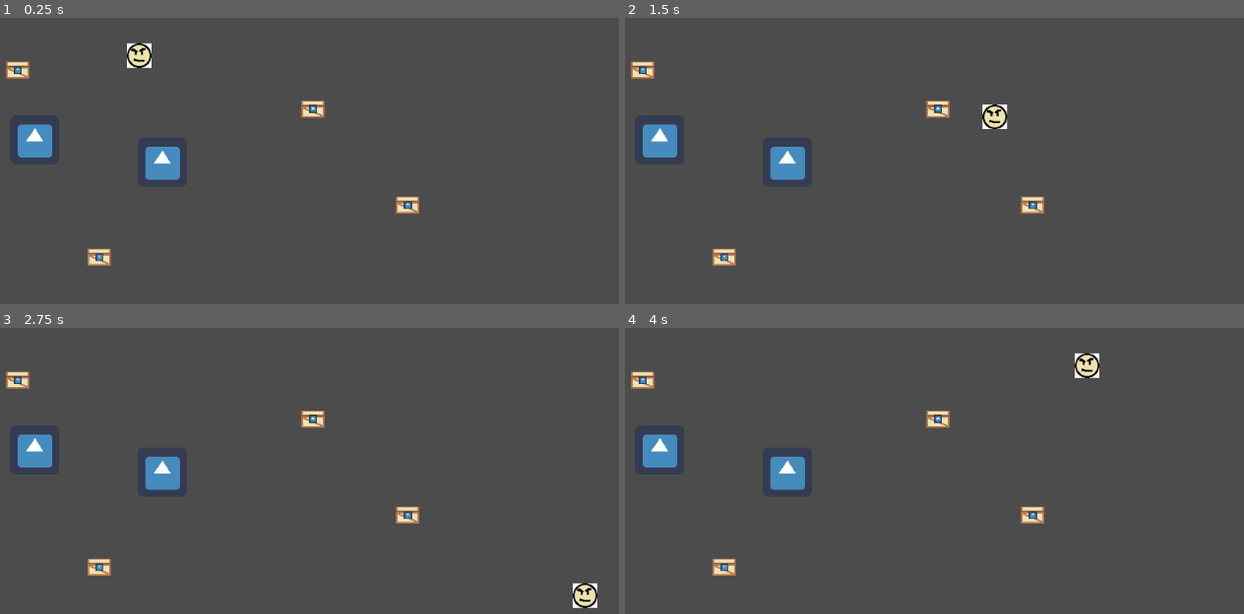
Above: before the commit, frames 1-4 (two rows, left to right).
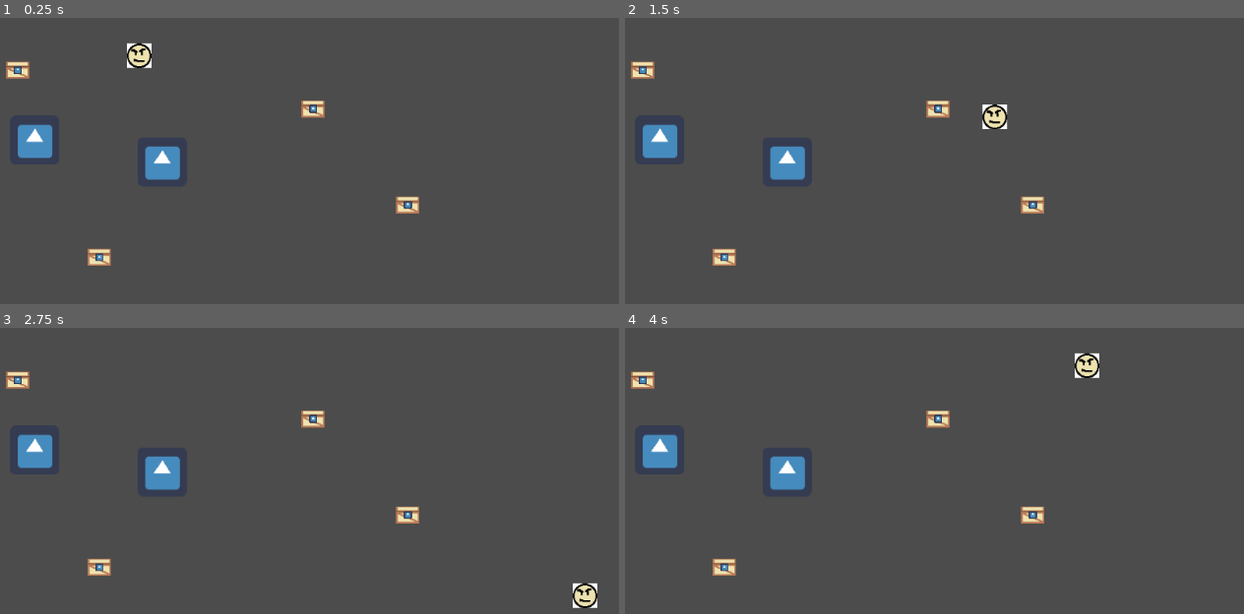
Above: after the commit, the same moments.

Repository: tapsaman/manticore
Game: Godot game, scene res://scenes/CollisionTestScene.tscn
Two runs of this game, one before a commit and one after it. Both use one fixed random seed, a clock stepped at 60 frames per second and the inputs below. After the commit the project has no main scene; this scene is started directly in both runs. The engine's default icon, where the game draws it, is replaced by a stand-in: a white triangle on a blue panel in a dark square.
Inputs:
- Up to frame 1 (0.25 s): no input
- Up to frame 2 (1.5 s): tap Enter at 0.5 s; hold Right (ui_right) 0.53-1.28 s; tap Space (ui_select) at 0.77 s; hold Down (ui_down) from 1.28 s (still down)
- Up to frame 3 (2.75 s): tap Space (ui_select) at 1.52 s; release Down (ui_down) at 2.03 s; hold Right (ui_right) from 2.03 s (still down)
- Up to frame 4 (4 s): release Right (ui_right) at 2.78 s; hold Up (ui_up) 2.78-3.53 s; tap Space (ui_select) at 3.02, 3.77 s; hold Left (ui_left) from 3.53 s (still down)

The runs differ from the first frame. In frame 1, 0.2% of the frame differs, in the area x 2-68%, y 8-86%; in frame 2, 0.3%, in the area x 2-68%, y 17-86%; in frame 3, 0.2%; in frame 4, 0.2%.

Commit message:
Add tileset resource

Diff:
--- a/project.godot
+++ b/project.godot
@@ -16,25 +16,8 @@
 [application]
 
 config/name="Project Manticore"
-run/main_scene="res://scenes/CollisionTestScene.tscn"
 config/icon="res://icon.png"
-
-[input]
-
-ui_down={
-"deadzone": 0.5,
-"events": [ Object(InputEventKey,"resource_local_to_scene":false,"resource_name":"","device":0,"alt":false,"shift":false,"control":false,"meta":false,"command":false,"pressed":false,"scancode":16777234,"unicode":0,"echo":false,"script":null)
-, Object(InputEventJoypadButton,"resource_local_to_scene":false,"resource_name":"","device":0,"button_index":13,"pressure":0.0,"pressed":false,"script":null)
- ]
-}
-
-[layer_names]
-
-2d_physics/layer_1="wall"
-2d_physics/layer_2="player"
-2d_physics/layer_3="pickable"
 
 [rendering]
 
-quality/2d/use_pixel_snap=true
 environment/default_environment="res://default_env.tres"
--- a/scenes/Map/Map.tscn
+++ b/scenes/Map/PlaceholderTileset.tres
@@ -1,11 +1,11 @@
-[gd_scene load_steps=4 format=2]
+[gd_resource type="TileSet" load_steps=3 format=2]
 
 [ext_resource path="res://scenes/Map/phtiles.png" type="Texture" id=1]
 
-[sub_resource type="ConvexPolygonShape2D" id=1]
+[sub_resource type="ConvexPolygonShape2D" id=3]
 points = PoolVector2Array( 0, 0, 32, 0, 32, 32, 0, 32 )
 
-[sub_resource type="TileSet" id=2]
+[resource]
 0/name = "phwall"
 0/texture = ExtResource( 1 )
 0/tex_offset = Vector2( 0, 0 )
@@ -62,9 +62,3 @@
 4/navigation_offset = Vector2( 0, 0 )
 4/shapes = [  ]
 4/z_index = 0
-
-[node name="Map" type="TileMap"]
-tile_set = SubResource( 2 )
-cell_size = Vector2( 32, 32 )
-format = 1
-tile_data = PoolIntArray( 0, 0, 0, 1, 0, 0, 2, 0, 0, 3, 0, 0, 4, 0, 0, 5, 0, 0, 6, 0, 0, 7, 0, 0, 8, 0, 0, 9, 0, 0, 10, 0, 0, 11, 0, 0, 12, 0, 0, 13, 0, 0, 14, 0, 0, 65536, 0, 0, 65550, 0, 0, 131072, 0, 0, 131074, 1, 0, 131083, 2, 0, 131086, 0, 0, 196608, 0, 0, 196617, 2, 0, 196622, 0, 0, 262144, 0, 0, 262151, 2, 0, 262158, 0, 0, 327680, 0, 0, 327694, 0, 0, 393216, 0, 0, 393230, 0, 0, 458752, 0, 0, 458766, 0, 0, 524288, 0, 0, 524302, 0, 0, 589824, 0, 0, 589838, 0, 0, 655360, 0, 0, 655374, 0, 0, 720896, 0, 0, 720897, 0, 0, 720898, 0, 0, 720899, 0, 0, 720900, 0, 0, 720901, 0, 0, 720902, 0, 0, 720903, 0, 0, 720904, 0, 0, 720905, 0, 0, 720906, 0, 0, 720907, 0, 0, 720908, 0, 0, 720909, 0, 0, 720910, 0, 0 )
--- a/scenes/Stage/Stage.gd
+++ b/scenes/Stage/Stage.gd
@@ -26,6 +26,7 @@
 
 func _process(delta):
 
+	#NOTE: Tie to delta at some point
 	if camShakeAmount > 0.0:
 		shakeCamera(camShakeAmount)
 		camShakeAmount -= camShakeBleed
Not shown: 1 places in scenes/Map/PlaceholderTileset.tres that only renumber resources
